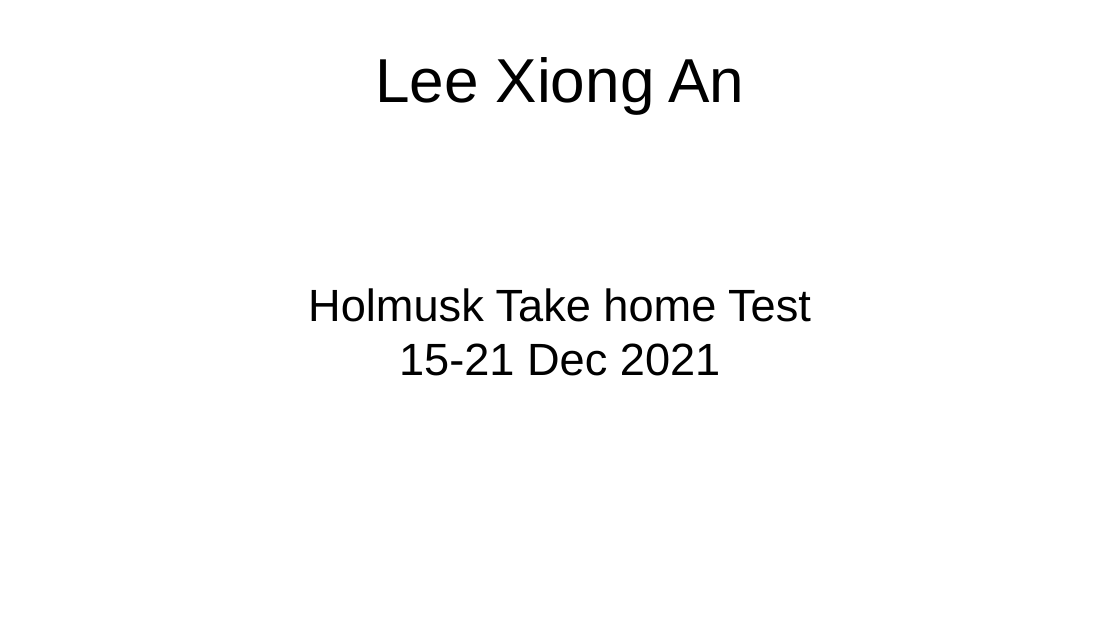
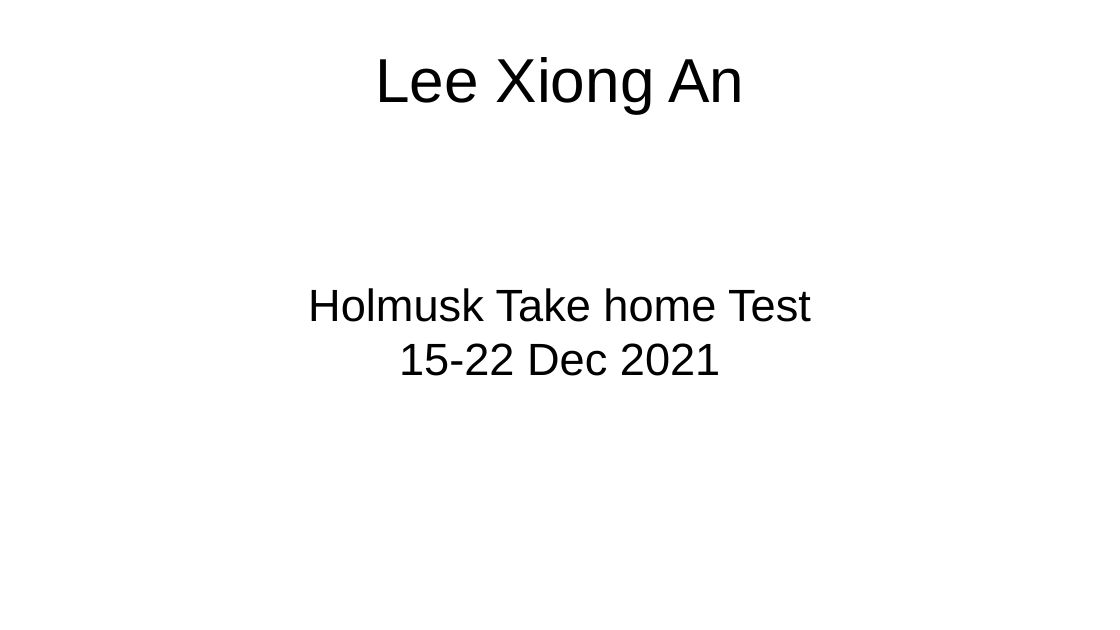
Before and after one commit to leexa90/RWD-drug-efficacy, a slide deck: slide 1 of ppt.odp. Drawn at 1120x630 pixels with LibreOffice and Linux fonts; fonts in the diff are those of the drawing. Boxes give left, top, right and bottom in pixels: in the first picture for what was removed or moved away, otherwise in the second. Text is boxed around its words. In the diff, an @@ line names an element or a change of style, - is before the commit and + after.

```diff
--- a/ppt.odp
+++ b/ppt.odp
@@ subtitle at (399, 343, 720, 376): text changed @@
-15-21 Dec 2021
+15-22 Dec 2021
```
Also in this commit, not shown: 2 other slides changed, 2 other files.
